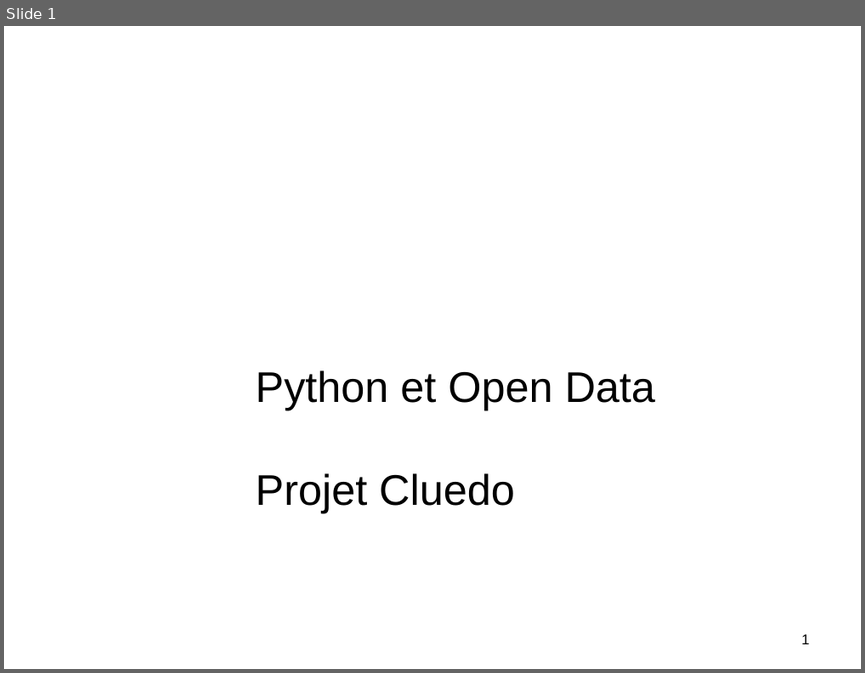
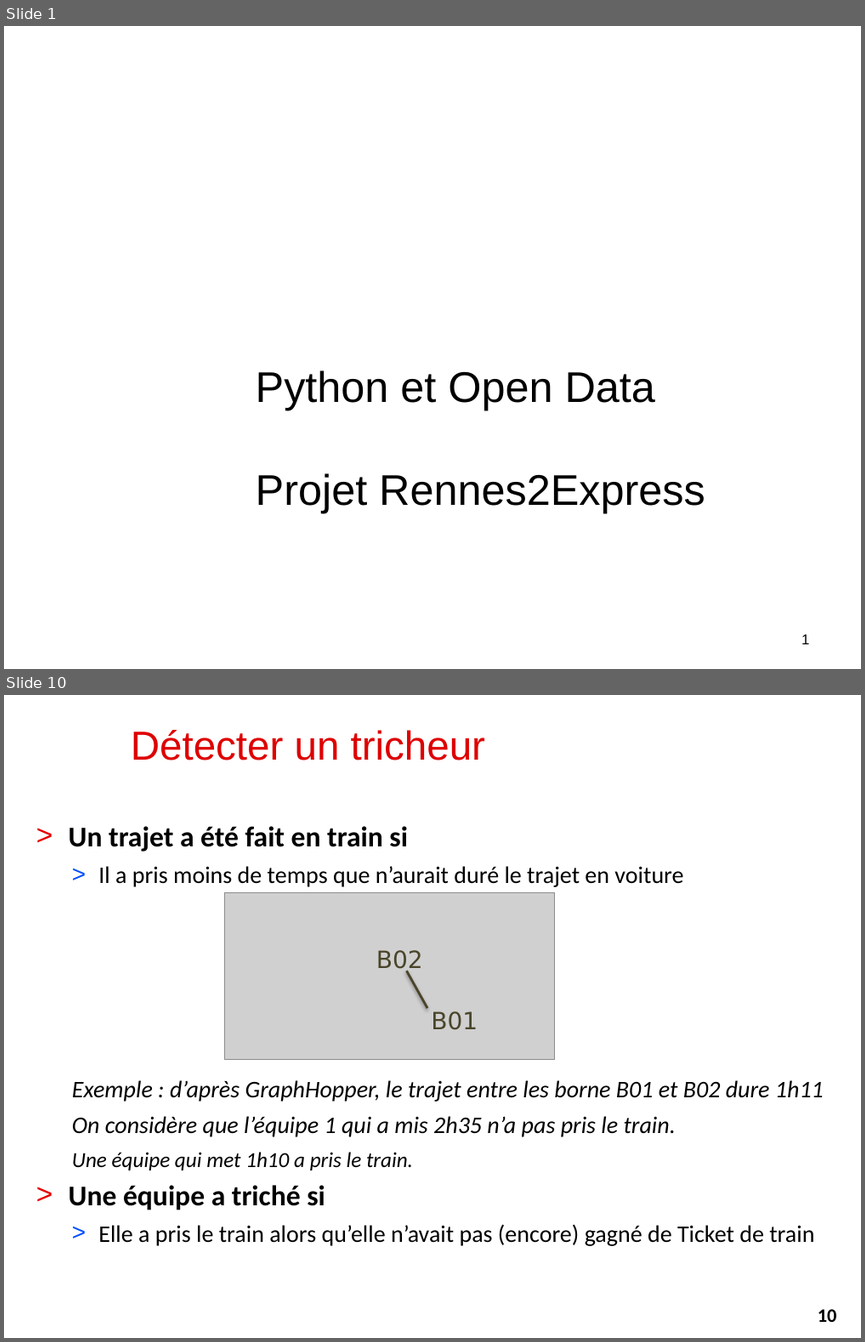
Before and after one commit to alemaitr/python_opendata_l2, a slide deck: pres_projet.pptx. Shown one above the other, each under a label of ours: slide 1 before the commit, slides 1 and 10 after it; the slides between them are not shown. The pictures are 865x673 and 865x1342 pixels, drawn with LibreOffice and Linux fonts; fonts in the diff are those of the drawing; grey boxes stand for pictures; background and template pictures are left out. Boxes give left, top, right and bottom in pixels: in the first picture for what was removed or moved away, otherwise in the second. Text is boxed around its words. In the diff, an @@ line names an element or a change of style, - is before the commit and + after.

Commit message:
Mise à jour présentation Rennes 2 Express

```diff
--- a/pres_projet.pptx
+++ b/pres_projet.pptx
@@ slide 10 added at bbox=[4, 695, 861, 1338], background #FFFFFF @@
@@ title added at bbox=[131, 730, 485, 760], 34 pt, text #DE0000 @@
+Détecter un tricheur
@@ text added at bbox=[69, 826, 823, 1246], 20 pt, text #000000 @@
+> Un trajet a été fait en train si
+  > Il a pris moins de temps que n’aurait duré le trajet en voiture
+  Exemple : d’après GraphHopper, le trajet entre les borne B01 et B02 dure 1h11
+  On considère que l’équipe 1 qui a mis 2h35 n’a pas pris le train.
+  Une équipe qui met 1h10 a pris le train.
+> Une équipe a triché si
+  > Elle a pris le train alors qu’elle n’avait pas (encore) gagné de Ticket de train
@@ picture added at bbox=[225, 892, 555, 1059] @@
@@ text added at bbox=[376, 950, 423, 974], 20 pt, text #4A452A @@
+B02
@@ line added from (427, 1008) to (407, 971), #4A452A 2 pt @@
@@ text added at bbox=[431, 1011, 477, 1030], 20 pt, text #4A452A @@
+B01
@@ page number added at bbox=[800, 1298, 854, 1332], fill #FFFFFF, outline #FFFFFF 0.75 pt, 16 pt, text #000000, bold @@
+10
@@ slide 1 changed as well @@
@@ title at bbox=[256, 370, 705, 513]: text changed @@
-Python et Open Data
-Projet Cluedo
+Python et Open Data
+Projet Rennes2Express
```
Also in this commit, not shown: 3 other slides changed, 10 other slides added, 7 slides removed, 2 other files.
